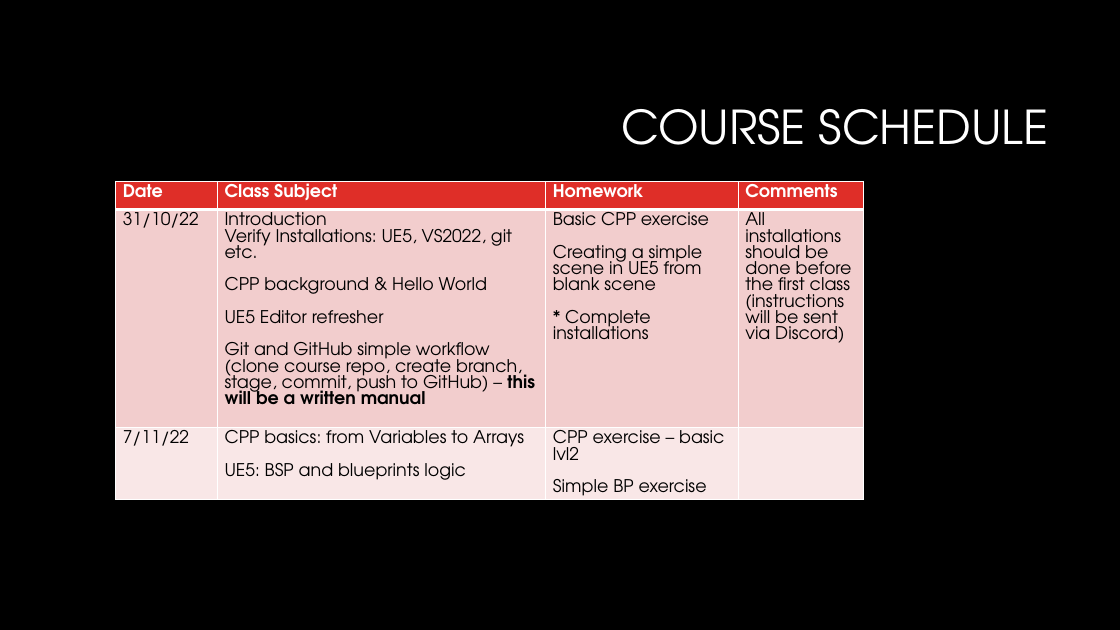
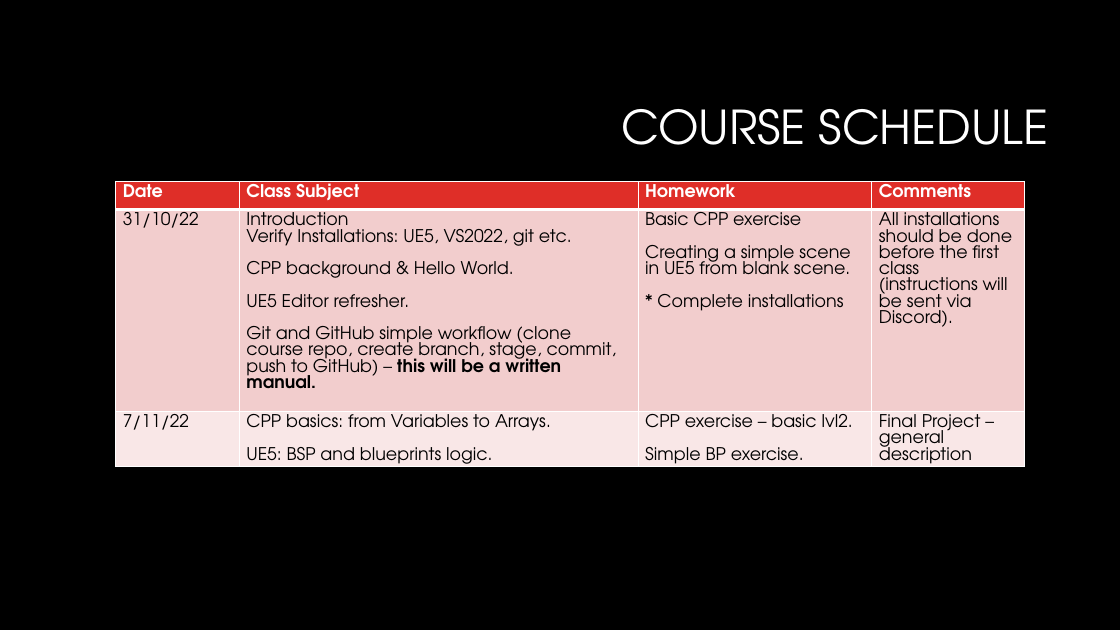
Before and after one commit to shachash1984/Tiltan_UnrealEngineCourse, a slide deck: slide 12 of Presentations/Course_Syllabus.pptx (slide 10 before the commit). Drawn at 1120x630 pixels with LibreOffice and Linux fonts; fonts in the diff are those of the drawing; background and template pictures are left out. Boxes give left, top, right and bottom in pixels: in the first picture for what was removed or moved away, otherwise in the second. Text is boxed around its words. In the diff, an @@ line names an element or a change of style, - is before the commit and + after.

```diff
--- a/Presentations/Course_Syllabus.pptx
+++ b/Presentations/Course_Syllabus.pptx
@@ table at <box>116,181,1024,539</box> @@
-row 2: 31/10/22 | Introduction / Verify Installations: UE5, VS2022, git etc. / CPP background & Hello World / UE5 Editor refresher / Git and GitHub simple workflow (clone course repo, create branch, stage, commit, push to GitHub) – this will be a written manual | Basic CPP exercise / Creating a simple scene in UE5 from blank scene / * Complete installations | All installations should be done before the first class (instructions will be sent via Discord)
+row 2: 31/10/22 | Introduction / Verify Installations: UE5, VS2022, git etc. / CPP background & Hello World. / UE5 Editor refresher. / Git and GitHub simple workflow (clone course repo, create branch, stage, commit, push to GitHub) – this will be a written manual. | Basic CPP exercise / Creating a simple scene in UE5 from blank scene. / * Complete installations | All installations should be done before the first class (instructions will be sent via Discord).
-row 3: 7/11/22 | CPP basics: from Variables to Arrays / UE5: BSP and blueprints logic | CPP exercise – basic lvl2 / Simple BP exercise | 
+row 3: 7/11/22 | CPP basics: from Variables to Arrays. / UE5: BSP and blueprints logic. | CPP exercise – basic lvl2. / Simple BP exercise. | Final Project – general description
@@ table: place and size @@
-table at <box>116,181,864,581</box>
+table at <box>116,181,1024,539</box>
```
Also in this commit, not shown: 5 other slides changed, 7 slides added, 2 slides removed, 1 other file.
